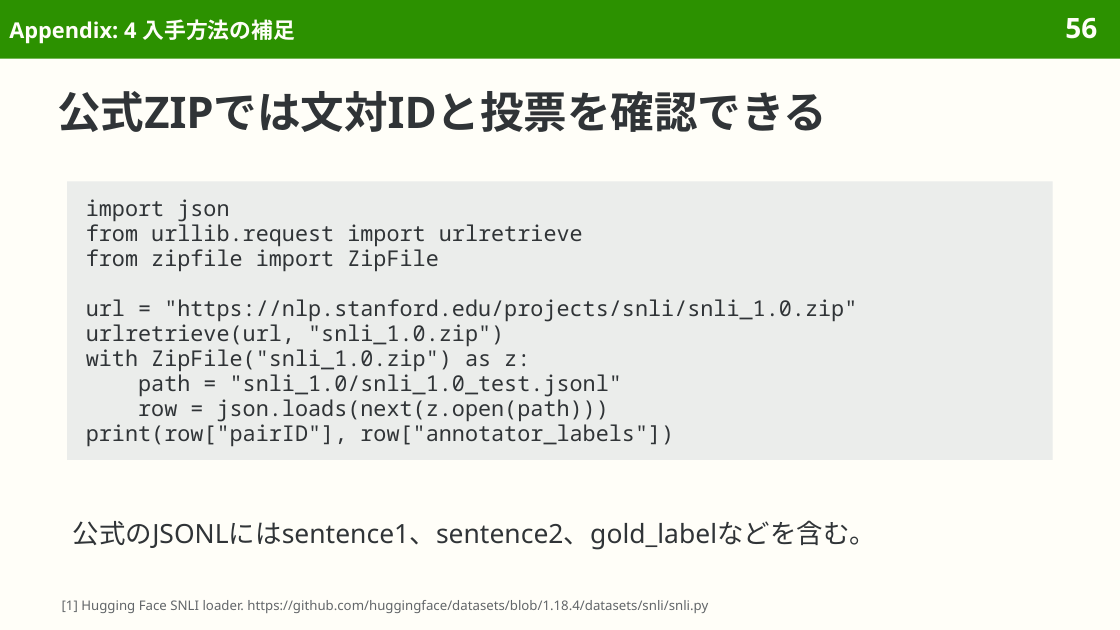
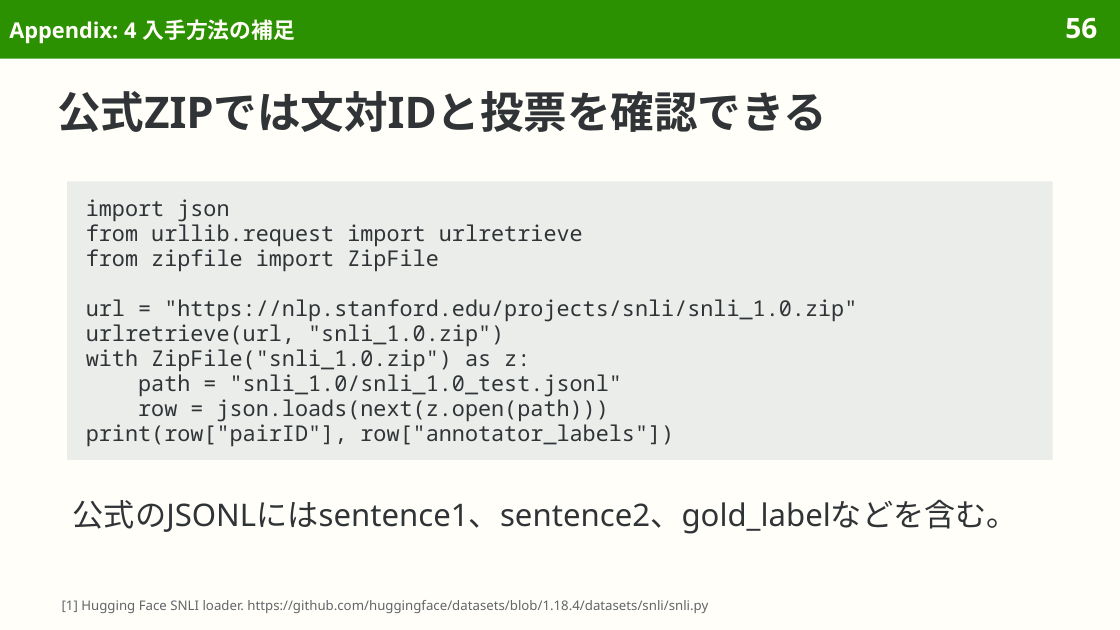
Before and after one commit to sasakiy84/datasets-in-10-minutes, a slide deck: slide 56 of slides/datasets-in-10-minutes-snli.pptx. Drawn at 1120x630 pixels with LibreOffice and Linux fonts; fonts in the diff are those of the drawing. Boxes give left, top, right and bottom in pixels: in the first picture for what was removed or moved away, otherwise in the second. Text is boxed around its words. In the diff, an @@ line names an element or a change of style, - is before the commit and + after.

Commit message:
Refine slide bullets, further reading, and SQuAD layout

```diff
--- a/slides/datasets-in-10-minutes-snli.pptx
+++ b/slides/datasets-in-10-minutes-snli.pptx
@@ text "公式のJSONLにはsentence1、sentence2、gold_labelなどを含む。": place and size @@
-text "公式のJSONLにはsentence1、sentence2、gold_labelなどを含む。" at box(73, 520, 876, 550)
+text "公式のJSONLにはsentence1、sentence2、gold_labelなどを含む。" at box(73, 499, 1018, 534)
@@ text "公式のJSONLにはsentence1、sentence2、gold_labelなどを含む。" at box(73, 499, 1018, 534): size 17 to 20 pt @@
```
Also in this commit, not shown: 31 other slides changed, 10 other files.
